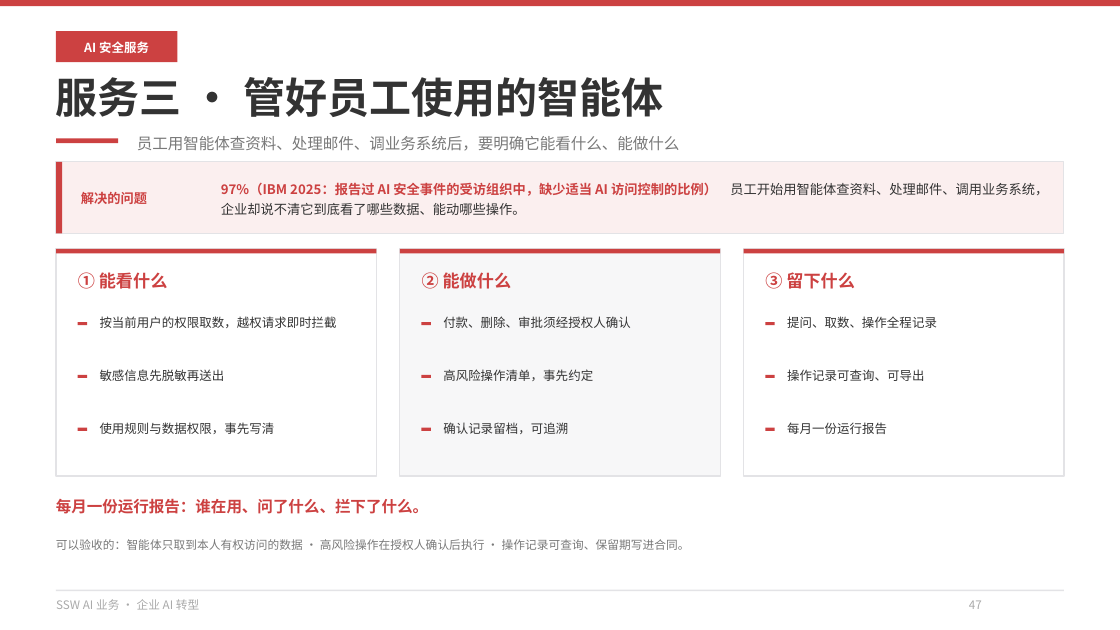
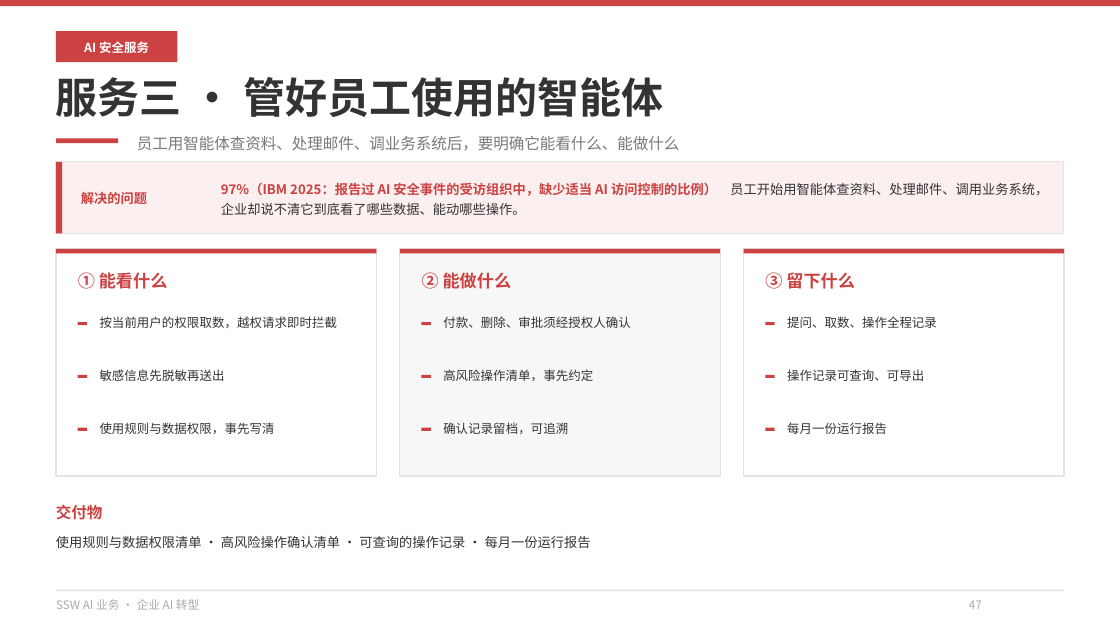
Before and after one commit to hveraus/ssw-business, a slide deck: slide 47 of SSW AI 业务_v2/SSW AI 业务_v3.pptx. Drawn at 1120x630 pixels with LibreOffice and Linux fonts; fonts in the diff are those of the drawing. Boxes give left, top, right and bottom in pixels: in the first picture for what was removed or moved away, otherwise in the second. Text is boxed around its words. In the diff, an @@ line names an element or a change of style, - is before the commit and + after.

Commit message:
三页服务详情：问题说明改通用口径 + 统一「交付物」
- P45：问题条改为「企业在用系统多年累积，账号权限、数据访问、业务规则没系统梳理过，AI 接入后又多了暴露面，这一项把隐患找出来」，不再绑订单发货；「你会拿到什么」→「交付物」
- P46：问题条改为「AI 让代码产出量成倍增长，审核人力没跟着长，这些代码是否经得起审核」，保留 45% 口径；底部加「交付物：审核日志 · 整改意见 · 代码规范与规则改进意见」
- P47：底部改为「交付物：使用规则与数据权限清单 · 高风险操作确认清单 · 可查询的操作记录 · 每月一份运行报告」，删掉「可以验收的」表述
- 顺带修掉 P46 脚注越过页脚线的问题

```diff
--- a/SSW AI 业务_v2/SSW AI 业务_v3.pptx
+++ b/SSW AI 业务_v2/SSW AI 业务_v3.pptx
@@ text at (56,504,103,520): text changed @@
-每月一份运行报告：谁在用、问了什么、拦下了什么。
+交付物
@@ text at (56,536,591,548): text changed; size 7.5 to 8.5 pt; text colour #797979 to #333333 @@
-可以验收的：智能体只取到本人有权访问的数据 · 高风险操作在授权人确认后执行 · 操作记录可查询、保留期写进合同。
+使用规则与数据权限清单 · 高风险操作确认清单 · 可查询的操作记录 · 每月一份运行报告
```
Also in this commit, not shown: 2 other slides changed, 1 other file.
